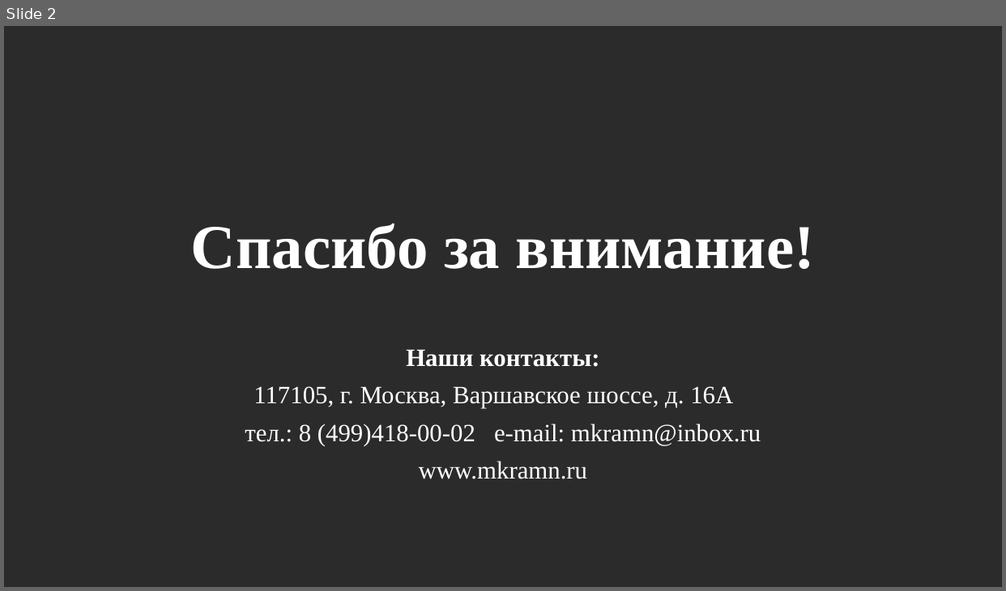
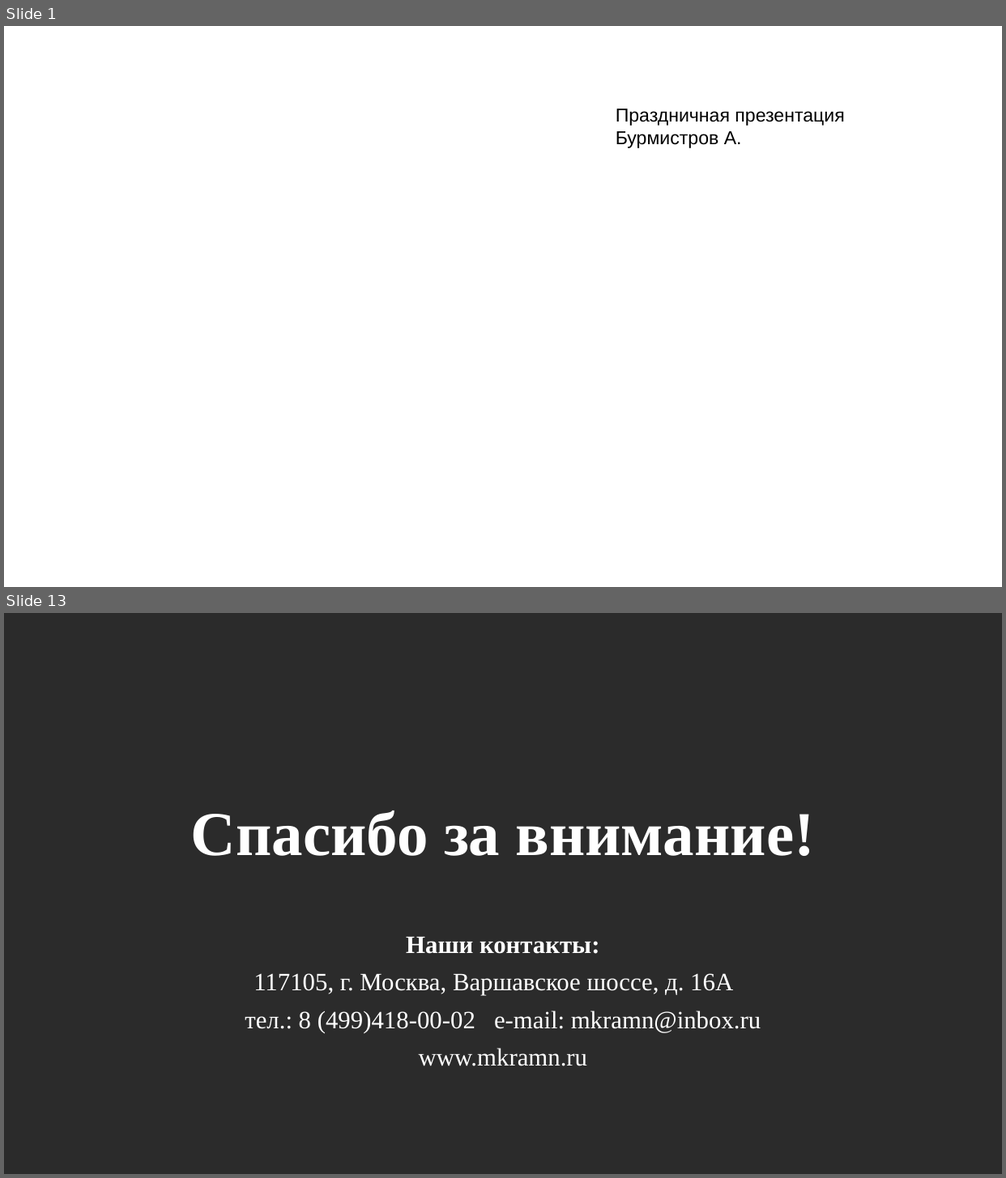
Before and after one commit to ChromeApe/dem.github.io, a slide deck: Prezent 2026.pptx. Shown one above the other, each under a label of ours: slide 2 before the commit, slides 1 and 13 after it; the slides between them are not shown. The pictures are 1006x591 and 1006x1178 pixels, drawn with LibreOffice and Linux fonts; fonts in the diff are those of the drawing; background and template pictures are left out; a plain dark background stands for a picture behind light text. Boxes give left, top, right and bottom in pixels: in the first picture for what was removed or moved away, otherwise in the second. Text is boxed around its words. In the diff, an @@ line names an element or a change of style, - is before the commit and + after.

```diff
--- a/Prezent 2026.pptx
+++ b/Prezent 2026.pptx
@@ slide 1 added at [4,26,1002,587], background picture (left out) @@
@@ text added at [616,109,844,148], 18 pt, text #000000 @@
+Праздничная презентация
+Бурмистров А.
@@ what was slide 2 is now slide 13 @@
```
Also in this commit, not shown: 11 slides changed, 2 slides removed.
